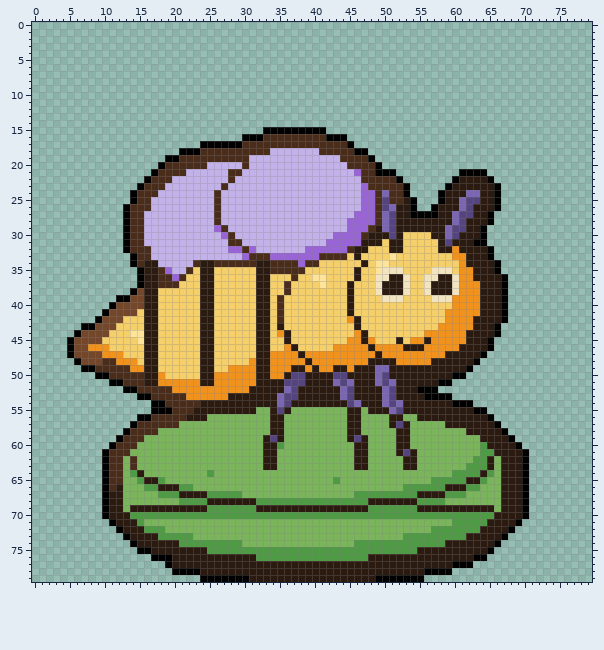
Pixel-art file -- opus-test-run/aseprite/mini-giant-bumblebee.aseprite. The picture above is the old version.
80x80 pixels, 1 frame.
The result:
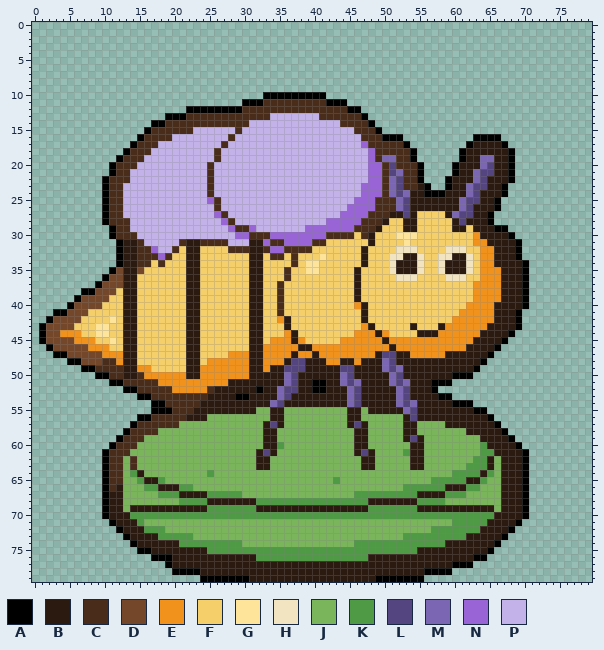
Palette (. is transparent): A #000000  B #2a1a10  C #4a2c1a  D #74462a  E #f0921b  F #f5cf6a  G #fde49a  H #f2e4c0  J #7ab55c  K #4f9a45  L #54447f  M #7b66b4  N #9964d5  P #c3b2ea
From old to new:
Changed rows in their new state; - is an unchanged pixel.
Layers "border", "objects":
first column x 1:
10 --------------------------------AAAAAAAAA-----------------------------
11 -----------------------------AAACCCCCCCCCAAA--------------------------
12 ---------------------AAAAAAAACCCCCCCCCCCCCCCAA------------------------
13 ------------------AAACCCCCCCCCCCCPPPPPPPCCCCCCA-----------------------
14 ----------------AACCCCCCCCCCCCPPPPPPPPPPPPPCCCCA----------------------
15 ---------------ACCCCCCPPPPPPCPPPPPPPPPPPPPPPPCCCA---------------------
16 --------------ACCCCPPPPPPPPCPPPPPPPPPPPPPPPPPPCCCAAA----------AAAA----
17 -------------ACCCPPPPPPPPPCPPPPPPPPPPPPPPPPPPPNCCCCCA--------ABBBBA---
18 ------------ACCCPPPPPPPPP-PPPPPPP-------PPPPPPPNCCCCCA------ABBBBBBA--
19 -----------ACCCPPPPPPPPPP-PPPP-------------PPPPNCMMCCA------ABBMMBBA--
20 ----------ACCCPPPPPPPPPPC----P--------------PPPNNCLCCCA----ABBBMLBBA--
21 ----------ACCPPPPPPPP---C--PP----------------PPNNCLMCCA----ABBMLLBBA--
22 ---------ACCCPPPPPP-----C--P------------------PNN-MLCCA---AB--MLBBBA--
23 ---------ACCPPPPPP------C-P--------------------NN-MLCCBA-----MLL-BA---
24 ---------ACCPPPPP-------CP----------------------NCMLMBBAA-----L--BA---
25 ---------ACCPPPP--------N--------------------N---C-MLBBBBB------------
26 ---------ACCPPPP----------------------------NN---CCMLBBBB-------------
27 ---------ACCPPP----------NC----------------NN--C-CB-LBFFFF------------
28 ---------ACCCPP----------PNC-------------NNN--CC-BFF--FFFFFB----------
29 ----------ACCPP----------PPNCCN-------NNNNNN-CC--FFF--FFFFFBBF-BBAA---
30 ----------ACC-P-----------PPNNCCCNNNNNNNNCCCCF--FFFGGG--FFFFFFEBBBBA--
31 -----------ABB------CBBCCCCPP-BBNCCNNNNCCFFFFFF-F-FFG----FFFFFEEBBBBA-
32 -----------ABB--N--CFBBFFFFCC-BBCNNCCCCFFFFFFF----FHHH---FHHHFFEEBBBA-
33 -----------ABB--CNCFFBBFFFFFFFBBFCCFCFFFGFFF-FB---HHBBH--HHBBHFEEBBBA-
34 -----------ABB-CFCFFFBBFFFFFFFB-FFFF-FGG--------FFHBBBH--HBBBHFEEBBBBA
35 ----------ADBBDFFFFFFBBFF-----B-FFF-FFGG--------FF-BBBH-F-BBBHFEEEBBBA
36 ---------ADDBBFFFFFFFBBFF-----B-F--CF--FF-------FFFH-H-FFFH-HFFEEEBBBA
37 --------ADDDBBFFFFFF-BBFF-----B-F-CF----F---FB--FFFFF--FFFFFFF-EEEBBBA
38 ------AADDDFBBFFF----BBFF-----B-F-CF--------FB--FFFFF--FFFFFFF-EEEBBBA
39 -----ADDDDFFBBFFF----BBFF-----B-F-----------FB---FFF----FFFFFF-EEEBBBA
40 ----ADDDDFFFBBFFF----BBFF-----B-F-----------FEB------------FF--EE-BBBA
41 --AADDDFFFFFBB-FF----BBFF-----B-F-----------F-B-----------FF---EE-BBA-
42 -ADDDDFFFFGFBB-FF----BBFF-----B-F-EB--------FFB-----------F---EEE-BBA-
43 ADDDDFFFGGF-BB-FF----BBFF-----B-F-FB---------FEB-----B---B----EE-BBBA-
44 ADDEEEFFGG--BBFFF----BBFF-----B-F-FEB---------EEBE----BBB----EE--BBA--
45 ADDDDEEEF-G-BBFFF----BBFF-----B-FEEEBE-----E--E-EBEEE--E-----E--BBA---
46 -ADDD-------BB-FF----BBFF-----B-EEE-EBBEEE-----E--B-EEE-----E---BA----
47 --AAD-------BB-FF----BBFF--EEEB-E---BE-B---------LLBB----------BA-----
48 ----A-------BB-FF----BBFEEEEEEB-E--BLL-BB--BB-B--MLBBBBB------BA------
49 ------------BB-EF----BBEEEE---B-EBBLLLB-BB-LL---B-LM---------BA-------
50 ------------BB-EE-EEEBBEE-----B--BBM-B----BML---BBML---------A--------
51 ---------------CC------EE--BBBB----M-B-AA-BMLM--BB-LM---A-------------
52 ------------------------CBBBBB-A--ML---AA--BML---BBML-BB--------------
53 ---------------------CCCBBB-AA------B------BML---BBML--BB-------------
54 ---------------------------------MLB--------ML---BB-LM----------------
55 ----------------------------------BJ--------------BBML----------------
56 --------------------------------------------------JJBL----------------
57 --------------------------------BL-----------LB---JJ-B----------------
58 --------------------------------B-J---------J-B----J-B----------------
59 ---------------------------------BJ---------JB-----J-LB---------------
60 ---------------------------------------------------JJBB---------------
61 -------------------------------BL-------------LB---JK-B---------------
62 -------------------------------B-J-----------J-B----J-B---------------
63 -------------------------------B-J-----------J-B----J-B---------------
Where, in picture pixels (left, top, right, bottom), the same in both pictures:
changed: (39, 92, 529, 470)
